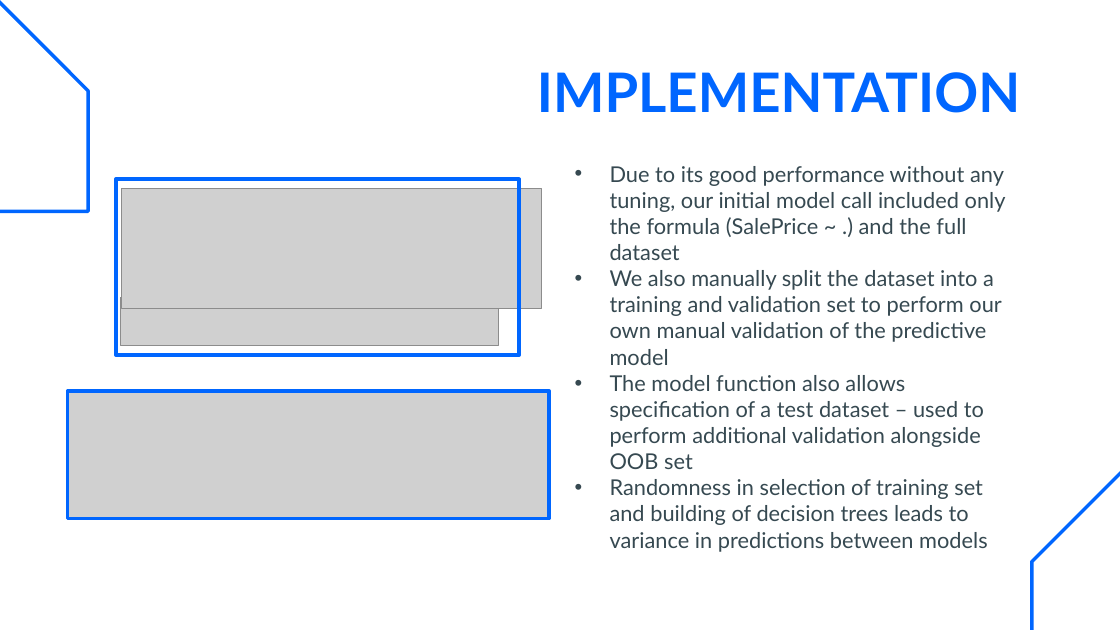
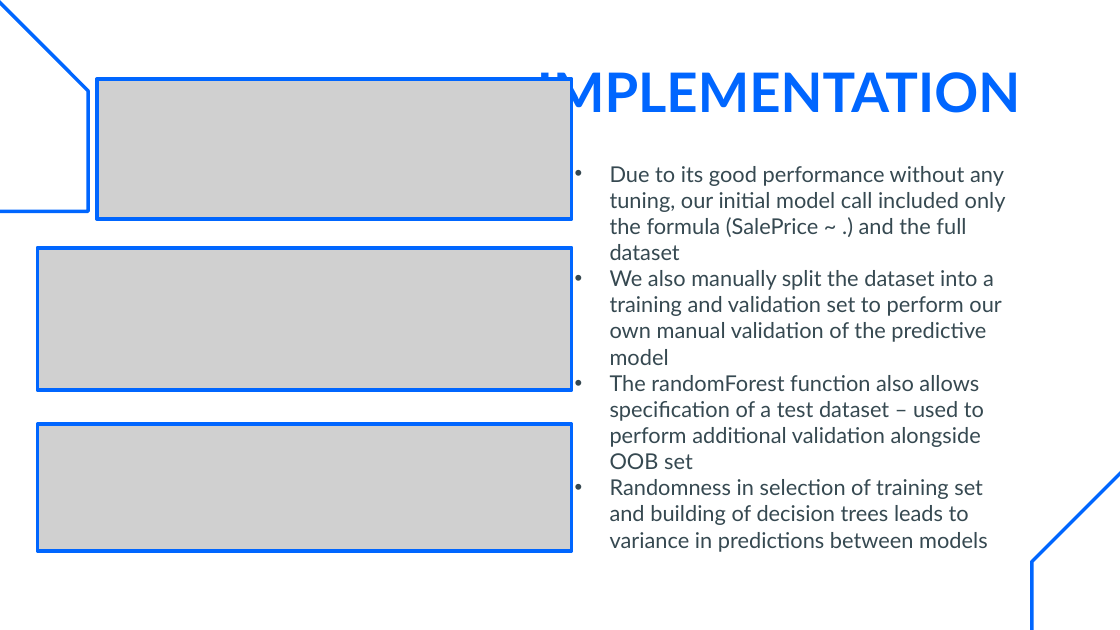
Before and after one commit to simrankota/comp4442_finalproject, a slide deck: slide 10 of Slides Pretty.pptx. Drawn at 1120x630 pixels with LibreOffice and Linux fonts; fonts in the diff are those of the drawing; grey boxes stand for pictures. Boxes give left, top, right and bottom in pixels: in the first picture for what was removed or moved away, otherwise in the second. Text is boxed around its words. In the diff, an @@ line names an element or a change of style, - is before the commit and + after.

Commit message:
final visuals update
updated visualizations for the 3 different randomforest calls

```diff
--- a/Slides Pretty.pptx
+++ b/Slides Pretty.pptx
@@ picture added at box(95, 80, 571, 220) @@
@@ rectangle added at box(96, 80, 571, 220), outline #0066FF 2.25 pt @@
@@ picture removed at box(121, 188, 541, 308) @@
@@ rectangle: place and size @@
-rectangle at box(115, 179, 519, 355)
+rectangle at box(37, 248, 571, 390)
@@ picture added at box(37, 248, 571, 390) @@
@@ picture removed at box(120, 298, 497, 346) @@
@@ subtitle at box(610, 375, 984, 469): text changed @@
-• The model function also allows specification of a test dataset – used to perform additional validation alongside OOB set
+• The randomForest function also allows specification of a test dataset – used to perform additional validation alongside OOB set
@@ rectangle: place and size @@
-rectangle at box(67, 391, 549, 519)
+rectangle at box(37, 424, 571, 551)
@@ picture: place and size @@
-picture at box(67, 391, 549, 519)
+picture at box(37, 424, 571, 551)
```
Also in this commit, not shown: 2 other slides changed, 1 other file.
